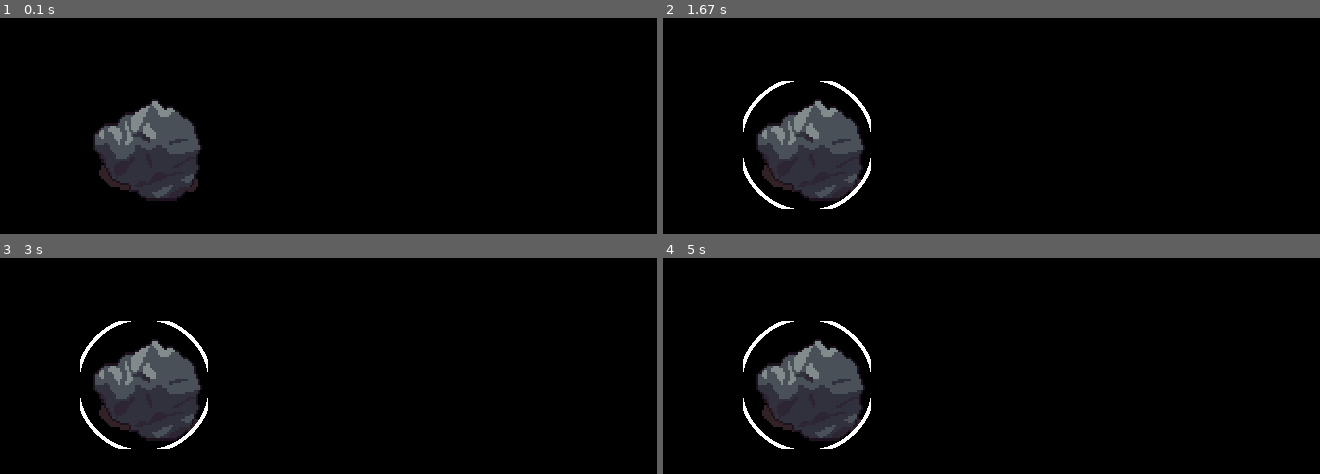
Above: before the commit, frames 1-4 (two rows, left to right).
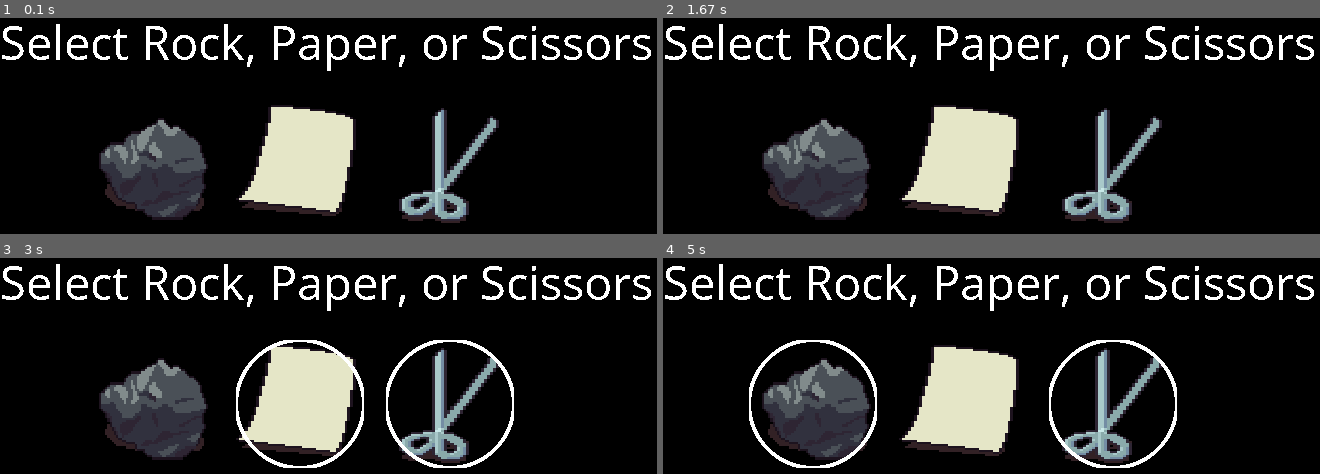
Above: after the commit, the same moments.

Repository: afantino951/ECE180_Lab_Repo_2023
Game: pygame game, started from Lab3/simple_pygame.py
The game is run twice, just before and just after one commit, with the same random seed, the same clock (stepped at 60 frames per second) and the same inputs.
Inputs (mouse positions are in pixels of both pictures, inside the frame that each line leads up to):
- Up to frame 1 (0.1 s): no input
- Up to frame 2 (1.67 s): press the mouse at (814, 164) at 0.37 s; move the mouse to (outside the picture) at 0.47 s; release the mouse at (outside the picture) at 0.6 s; press the mouse at (814, 164) at 0.7 s; move the mouse to (800, 115) at 0.8 s; release the mouse at (794, 67) at 0.93 s; press the mouse at (814, 164) at 1.03 s; move the mouse to (925, 134) at 1.13 s; release the mouse at (1037, 106) at 1.27 s; press the mouse at (814, 164) at 1.37 s; move the mouse to (outside the picture) at 1.47 s; release the mouse at (outside the picture) at 1.6 s
- Up to frame 3 (3 s): press the mouse at (302, 404) at 1.7 s; move the mouse to (216, 456) at 1.8 s; release the mouse at (outside the picture) at 1.93 s; press the mouse at (302, 404) at 2.03 s; move the mouse to (407, 355) at 2.13 s; release the mouse at (512, 305) at 2.27 s; press the mouse at (446, 404) at 2.37 s; move the mouse to (578, 316) at 2.47 s; release the mouse at (outside the picture) at 2.6 s; press the mouse at (302, 404) at 2.7 s; move the mouse to (216, 359) at 2.8 s; release the mouse at (137, 316) at 2.93 s
- Up to frame 4 (5 s): press the mouse at (965, 404) at 3.03 s; move the mouse to (1109, 368) at 3.13 s; release the mouse at (1254, 333) at 3.27 s; press the mouse at (965, 404) at 3.37 s; move the mouse to (1083, 400) at 3.47 s; release the mouse at (1208, 398) at 3.6 s; press the mouse at (814, 404) at 3.7 s; move the mouse to (outside the picture) at 3.8 s; release the mouse at (outside the picture) at 3.93 s; press the mouse at (814, 404) at 4.03 s; move the mouse to (965, 344) at 4.13 s; release the mouse at (1116, 283) at 4.27 s; press the mouse at (965, 404) at 4.37 s; move the mouse to (899, 329) at 4.47 s; release the mouse at (outside the picture) at 4.6 s; press the mouse at (814, 404) at 4.7 s; move the mouse to (1070, 318) at 4.8 s; release the mouse at (outside the picture) at 4.93 s

The runs differ from the first frame. In frame 1, 19% of the frame differs, in the area x 0-100%, y 2-95%; in frame 2, 19%; in frame 3, 21%; in frame 4, 21%, in the area x 0-100%, y 2-98%.

Commit message:
One circle not working reverse direction

Diff:
--- a/Lab3/simple_pygame.py
+++ b/Lab3/simple_pygame.py
@@ -30,7 +30,7 @@
 ITEM_WIDTH = 128
 ITEM_HEIGHT = 128
 
-CIRCLE_RADIUS = int(ITEM_WIDTH/2 + 5)
+CIRCLE_RADIUS = int(ITEM_WIDTH/2 + 2)
 
 class SpriteObject(pygame.sprite.Sprite):
     def __init__(self, x, y, img_path) -> None:
@@ -39,13 +39,11 @@
         self.click_surf = self.surf.copy()
         self.surf.set_colorkey((255, 255, 255), RLEACCEL)
         self.surf = pygame.transform.scale(self.surf, (ITEM_WIDTH, ITEM_HEIGHT))
-        self.rect = self.surf.get_rect(center=((SCREEN_WIDTH-(4*ITEM_WIDTH))/2, (SCREEN_HEIGHT-ITEM_HEIGHT)/2))
+        self.past_surf = self.surf.copy()
+        self.rect = self.surf.get_rect(center=(x, y))
         self.clicked = False
 
-        # self.click_surf = pygame.image.load(img_path).convert()
-        # self.click_surf.set_colorkey((255, 255, 255), RLEACCEL)
         self.click_surf = pygame.transform.scale(self.click_surf, (ITEM_WIDTH, ITEM_HEIGHT))
-
         pygame.draw.circle(self.click_surf, (255, 255, 255), (int(ITEM_WIDTH/2), int(ITEM_WIDTH/2)), CIRCLE_RADIUS, 4)
 
     def is_clicked(self):
@@ -57,23 +55,37 @@
                 if self.rect.collidepoint(event.pos):
                     self.clicked = not self.clicked
 
-        self.surf = self.click_surf if self.clicked else self.surf
+        if self.clicked:
+            self.surf = self.click_surf
+        else:
+            self.surf = self.past_surf
+
+        return self.clicked
 
 
 if __name__ == '__main__':
     # Initialize pygame
     pygame.init()
+    pygame.font.init()
 
     # Setup the clock for a decent framerate
     clock = pygame.time.Clock()
 
     # Set up the drawing window
     screen = pygame.display.set_mode((SCREEN_WIDTH, SCREEN_HEIGHT))
-    my_sprite = SpriteObject(75, 75, "pygame_assets/rock.png")
-    # my_sprite = Player()
+    my_font = pygame.font.SysFont('Comic Sans MS', 50)
 
-    all_sprites = pygame.sprite.Group()
-    all_sprites.add(my_sprite)
+
+    my_sprite = SpriteObject(150, 255, "pygame_assets/rock.png")
+    paper_icon = SpriteObject(300, 255, "pygame_assets/paper.png")
+    scissor_icon = SpriteObject(450, 255, "pygame_assets/scissor.png")
+
+    rps_sprites = pygame.sprite.Group()
+    rps_sprites.add(my_sprite)
+    rps_sprites.add(paper_icon)
+    rps_sprites.add(scissor_icon)
+
+
 
     # Run until the user asks to quit
     running = True
@@ -96,13 +108,25 @@
 
         # Update the player sprite based on user keypresses
         # my_sprite.update(pressed_keys)
-        my_sprite.update(event_list)
+
+        # my_sprite.update(event_list)
 
         # Fill the background with black
         screen.fill((0, 0, 0))
+        text_surface = my_font.render('Select Rock, Paper, or Scissors', False, (255, 255, 255))
+
+        screen.blit(text_surface, (0, 100))
 
         # Draw all the sprites
-        for entity in all_sprites:
+        # NOTE: This only works if the sprites in all_sprites is a SpriteObject
+        entity_clicked = False
+        for entity in rps_sprites:
+            if not entity_clicked:
+                clicked = entity.update(event_list)
+                entity_clicked = clicked if clicked else entity_clicked
+            else:
+               entity_clicked = True
+
             screen.blit(entity.surf, entity.rect)
 
         # Flip the display
